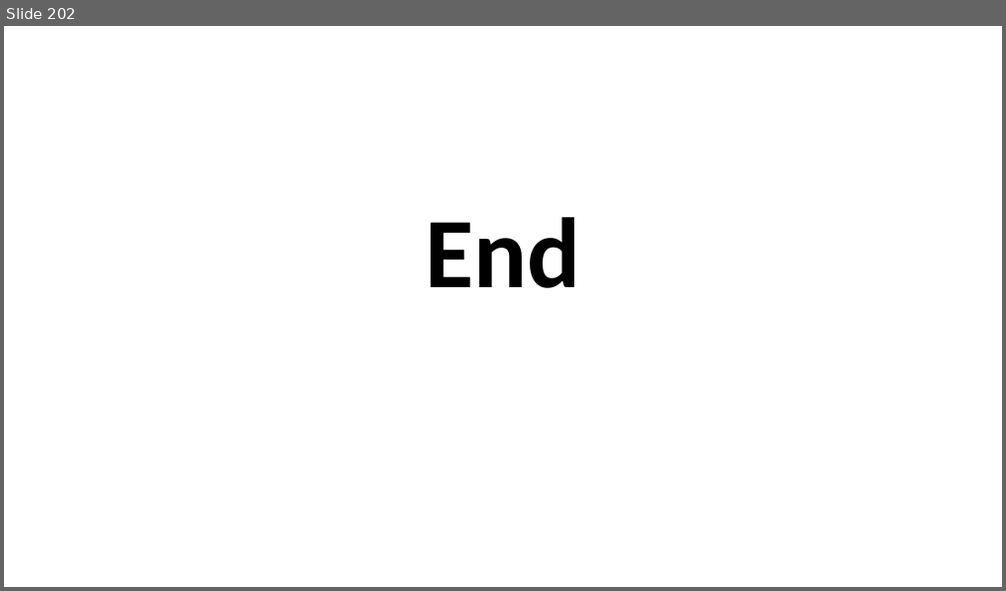
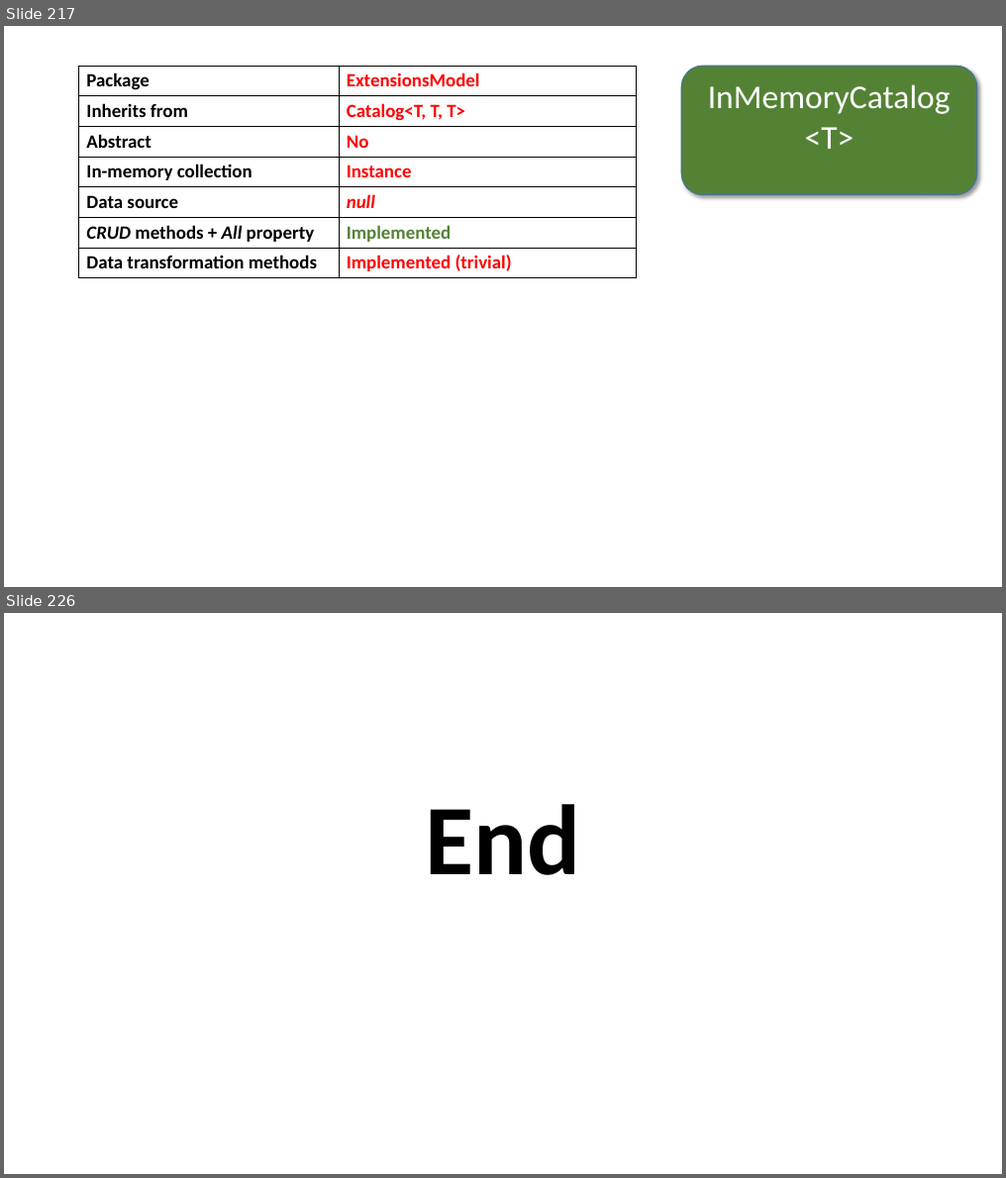
Before and after one commit to perl-easj/Teaching-materials, a slide deck: MVVMStarterDocumentation/MVVMStarter Class Library.pptx. Shown one above the other, each under a label of ours: slide 202 before the commit, slides 217 and 226 after it; the slides between them are not shown. The pictures are 1006x591 and 1006x1178 pixels, drawn with LibreOffice and Linux fonts; fonts in the diff are those of the drawing. Boxes give left, top, right and bottom in pixels: in the first picture for what was removed or moved away, otherwise in the second. Text is boxed around its words. In the diff, an @@ line names an element or a change of style, - is before the commit and + after.

Commit message:
Updated presentation with sections on Domain, Catalog and ViewModel classes
Updated presentation with sections on Domain, Catalog and ViewModel
classes

```diff
--- a/MVVMStarterDocumentation/MVVMStarter Class Library.pptx
+++ b/MVVMStarterDocumentation/MVVMStarter Class Library.pptx
@@ slide 217 added at box(4, 26, 1002, 587), background #FFFFFF @@
@@ table added at box(79, 66, 636, 278), 7 rows, 2 columns @@
+Package | ExtensionsModel
+Inherits from | Catalog<T, T, T>
+Abstract | No
+In-memory collection | Instance
+Data source | null
+CRUD methods + All property | Implemented
+Data transformation methods | Implemented (trivial)
@@ rounded rectangle added at box(681, 66, 977, 195), fill #548235, outline #43739E 1 pt, 32 pt, text #FFFFFF @@
+InMemoryCatalog
+<T>
@@ what was slide 202 is now slide 226 @@
```
Also in this commit, not shown: 1 slide changed, 23 other slides added, 1 other file.
